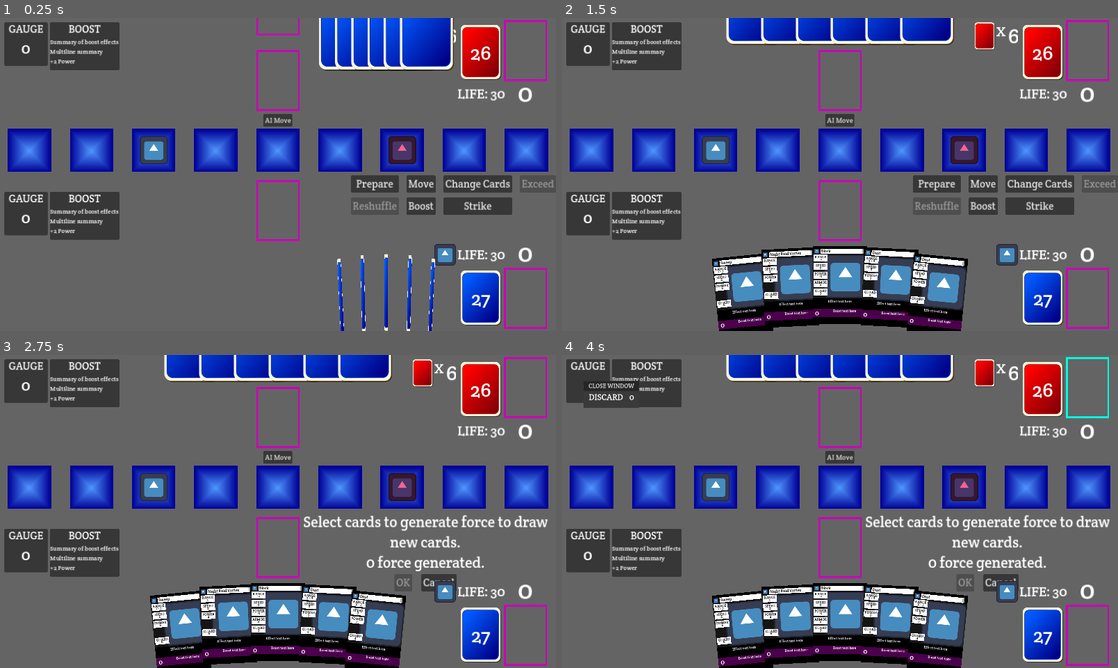
Above: before the commit, frames 1-4 (two rows, left to right).
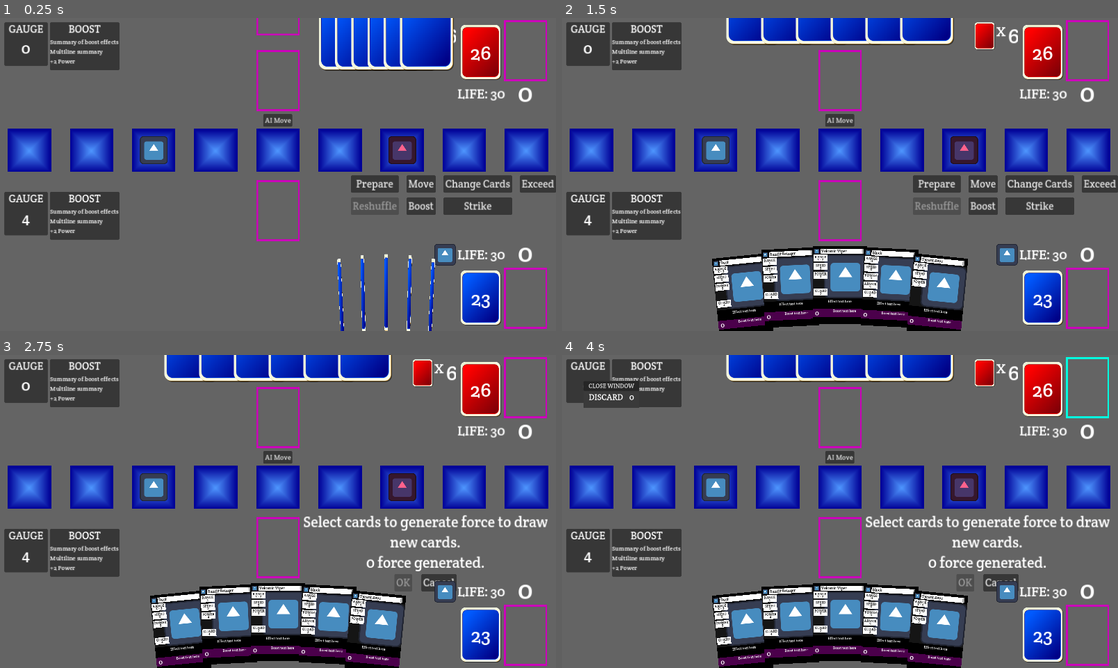
Above: after the commit, the same moments.

Repository: daniel-k-taylor/exceedgameclient
Game: Godot game, scene res://scenes/game/game.tscn
Same seed, same stepped clock (60 frames per second), same inputs: the game is played once before the commit and once after it. The engine's default icon, where the game draws it, is replaced by a stand-in: a white triangle on a blue panel in a dark square.
Inputs (mouse positions are in pixels of both pictures, inside the frame that each line leads up to):
- Up to frame 1 (0.25 s): no input
- Up to frame 2 (1.5 s): click "Move" at 0.5 s; click "Cancel" at 1.25 s
- Up to frame 3 (2.75 s): click "Change Cards" at 2 s
- Up to frame 4 (4 s): click (1090, 636) at 2.75 s; click (1090, 386) at 3.5 s

The runs differ from the first frame. In frame 1, 0.2% of the frame differs, in the area x 3-100%, y 51-93%; in frame 2, 0.5%; in frame 3, 0.4%; in frame 4, 0.4%.

Commit message:
Implement paying costs

Diff:
--- a/scenes/game/game.gd
+++ b/scenes/game/game.gd
@@ -15,6 +15,7 @@
 var select_card_require_force = 0
 var instructions_ok_allowed = false
 var instructions_cancel_allowed = false
+var instructions_wild_swing_allowed = false
 var selected_cards = []
 var arena_locations_clickable = []
 var selected_arena_location = 0
@@ -32,6 +33,7 @@
 	UISubState_SelectCards_MoveActionGenerateForce,
 	UISubState_SelectCards_DiscardCards,
 	UISubState_SelectCards_ForceForChange,
+	UISubState_SelectCards_StrikeGauge,
 	UISubState_SelectCards_StrikeCard,
 	UISubState_SelectCards_StrikeResponseCard,
 	UISubState_SelectCards_ForceForArmor,
@@ -68,7 +70,7 @@
 func finish_initialization():
 	spawn_all_cards()
 	draw_and_begin()
-	#test_init()
+	test_init()
 
 func test_draw_and_add():
 	var events = game_logic.player.draw(1)
@@ -78,7 +80,7 @@
 	events = game_logic.player.add_to_gauge(card)
 	_handle_events(events)
 func test_init():
-	for i in range(5):
+	for i in range(4):
 		test_draw_and_add()
 	layout_player_hand(true)
 	_update_buttons()
@@ -231,7 +233,7 @@
 
 func can_select_card(_card):
 	match ui_sub_state:
-		UISubState.UISubState_SelectCards_DiscardCards:
+		UISubState.UISubState_SelectCards_DiscardCards, UISubState.UISubState_SelectCards_StrikeGauge:
 			return len(selected_cards) < select_card_require_max
 		UISubState.UISubState_SelectCards_MoveActionGenerateForce, UISubState.UISubState_SelectCards_ForceForChange:
 			return true
@@ -310,6 +312,13 @@
 	else:
 		change_ui_state(UIState.UIState_WaitingOnOpponent)
 
+	clear_selected_cards()
+
+func clear_selected_cards():
+	for card in selected_cards:
+		card.set_selected(false)
+	selected_cards = []
+
 func _on_discard_event(event):
 	var discard_id = event['number']
 	var card = find_card_on_board(discard_id)
@@ -367,8 +376,18 @@
 		# AI or other player wait
 		ai_discard(event)
 
-func change_ui_state(new_state):
-	ui_state = new_state
+func change_ui_state(new_state, new_sub_state = null):
+	if new_state:
+		printlog("UI: State change %s to %s" % [UIState.keys()[ui_state], UIState.keys()[new_state]])
+		ui_state = new_state
+	else:
+		printlog("UI: State = %s" % UIState.keys()[ui_state])
+
+	if new_sub_state:
+		printlog("UI: Sub state change %s to %s" % [UISubState.keys()[ui_sub_state], UISubState.keys()[new_sub_state]])
+		ui_sub_state = new_sub_state
+	else:
+		printlog("UI: Sub state = %s" % UISubState.keys()[ui_sub_state])
 	update_card_counts()
 	_update_buttons()
 
@@ -378,6 +397,10 @@
 func update_discard_selection_message():
 	var num_remaining = select_card_require_min - len(selected_cards)
 	set_instructions("Select %s more card(s) from your hand to discard." % num_remaining)
+
+func update_gauge_selection_message():
+	var num_remaining = select_card_require_min - len(selected_cards)
+	set_instructions("Select %s more gauge card(s)." % num_remaining)
 
 func get_force_in_selected_cards():
 	var force_selected = 0
@@ -393,19 +416,18 @@
 		UISubState.UISubState_SelectCards_ForceForChange:
 			set_instructions("Select cards to generate force to draw new cards.\n%s force generated." % [force_selected])
 
-func enable_instructions_ui(message, can_ok, can_cancel):
+func enable_instructions_ui(message, can_ok, can_cancel, can_wild_swing = false):
 	set_instructions(message)
 	instructions_ok_allowed = can_ok
 	instructions_cancel_allowed = can_cancel
-
+	instructions_wild_swing_allowed = can_wild_swing
 
 func begin_discard_cards_selection(number_to_discard):
 	selected_cards = []
 	select_card_require_min = number_to_discard
 	select_card_require_max = number_to_discard
 	enable_instructions_ui("", true, false)
-	ui_sub_state = UISubState.UISubState_SelectCards_DiscardCards
-	change_ui_state(UIState.UIState_SelectCards)
+	change_ui_state(UIState.UIState_SelectCards, UISubState.UISubState_SelectCards_DiscardCards)
 
 func begin_generate_force_selection(amount):
 	selected_cards = []
@@ -414,17 +436,25 @@
 
 	change_ui_state(UIState.UIState_SelectCards)
 
+func begin_gauge_selection(amount, wild_swing_allowed):
+	selected_cards = []
+	select_card_require_min = amount
+	select_card_require_max = amount
+	enable_instructions_ui("", true, false, wild_swing_allowed)
+
+	change_ui_state(UIState.UIState_SelectCards, UISubState.UISubState_SelectCards_StrikeGauge)
 
 func begin_strike_choosing(strike_response : bool):
 	selected_cards = []
 	select_card_require_min = 1
 	select_card_require_max = 1
-	enable_instructions_ui("Select a card to strike with.", true, not strike_response)
+	enable_instructions_ui("Select a card to strike with.", true, not strike_response, true)
+	var new_sub_state
 	if strike_response:
-		ui_sub_state = UISubState.UISubState_SelectCards_StrikeResponseCard
-	else:
-		ui_sub_state = UISubState.UISubState_SelectCards_StrikeCard
-	change_ui_state(UIState.UIState_SelectCards)
+		new_sub_state = UISubState.UISubState_SelectCards_StrikeResponseCard
+	else:
+		new_sub_state = UISubState.UISubState_SelectCards_StrikeCard
+	change_ui_state(UIState.UIState_SelectCards, new_sub_state)
 
 func complete_strike_choosing(card_id : int):
 	var events = game_logic.do_strike(game_logic.player, card_id, false)
@@ -468,9 +498,13 @@
 	else:
 		ai_effect_choice(event)
 
-func _on_pay_cost(event):
+func _on_pay_cost_gauge(event):
 	if event['event_player'] == game_logic.player:
-		printlog("TODO: UI to pay costs")
+		# Show the gauge window.
+		_on_player_gauge_gauge_clicked()
+		var wild_swing_allowed = game_logic.decision_type == game_logic.DecisionType.DecisionType_PayStrikeCost_CanWild
+		var gauge_cost = game_logic.get_card_gauge_cost(event['number'])
+		begin_gauge_selection(gauge_cost, wild_swing_allowed)
 	else:
 		ai_pay_cost(event)
 
@@ -529,8 +563,10 @@
 				printlog("TODO: Animate strike ignored push/pull")
 			game_logic.EventType.EventType_Strike_Miss:
 				printlog("TODO: Animate strike miss")
-			game_logic.EventType.EventType_Strike_PayCost:
-				_on_pay_cost(event)
+			game_logic.EventType.EventType_Strike_PayCost_Gauge:
+				_on_pay_cost_gauge(event)
+			game_logic.EventType.EventType_Strike_PayCost_Force:
+				printlog("TODO: UI Pay force costs on card")
 			game_logic.EventType.EventType_Strike_PayCost_Unable:
 				_on_pay_cost_failed(event)
 			game_logic.EventType.EventType_Strike_PowerUp:
@@ -569,6 +605,7 @@
 	$StaticUI/StaticUIVBox/InstructionsWithButtonsUI/ButtonContainer/OkButton.disabled = not can_press_ok()
 	$StaticUI/StaticUIVBox/InstructionsWithButtonsUI/ButtonContainer/OkButton.visible = instructions_ok_allowed
 	$StaticUI/StaticUIVBox/InstructionsWithButtonsUI/ButtonContainer/CancelButton.visible = instructions_cancel_allowed
+	$StaticUI/StaticUIVBox/InstructionsWithButtonsUI/ButtonContainer/WildSwingButton.visible = instructions_wild_swing_allowed
 
 	# Update instructions message
 	if ui_state == UIState.UIState_SelectCards:
@@ -579,6 +616,8 @@
 				update_force_generation_message()
 			UISubState.UISubState_SelectCards_ForceForChange:
 				update_force_generation_message()
+			UISubState.UISubState_SelectCards_StrikeGauge:
+				update_gauge_selection_message()
 
 	# Update arena location selection buttons
 	for i in range(1, 10):
@@ -588,7 +627,7 @@
 func can_press_ok():
 	if ui_state == UIState.UIState_SelectCards:
 		match ui_sub_state:
-			UISubState.UISubState_SelectCards_DiscardCards:
+			UISubState.UISubState_SelectCards_DiscardCards, UISubState.UISubState_SelectCards_StrikeGauge:
 				var selected_count = len(selected_cards)
 				if  selected_count >= select_card_require_min && selected_count <= select_card_require_max:
 					return true
@@ -605,8 +644,7 @@
 func begin_select_arena_location(valid_moves):
 	arena_locations_clickable = valid_moves
 	enable_instructions_ui("Select a location", false, true)
-	ui_sub_state = UISubState.UISubState_SelectCards_MoveActionGenerateForce
-	change_ui_state(UIState.UIState_SelectArenaLocation)
+	change_ui_state(UIState.UIState_SelectArenaLocation, UISubState.UISubState_SelectCards_MoveActionGenerateForce)
 
 ##
 ## Button Handlers
@@ -627,7 +665,7 @@
 	begin_select_arena_location(valid_moves)
 
 func _on_change_button_pressed():
-	ui_sub_state = UISubState.UISubState_SelectCards_ForceForChange
+	change_ui_state(null, UISubState.UISubState_SelectCards_ForceForChange)
 	begin_generate_force_selection(-1)
 
 func _on_exceed_button_pressed():
@@ -653,6 +691,13 @@
 				for card in selected_cards:
 					selected_card_ids.append(card.card_id)
 				var events = game_logic.do_discard_to_max(game_logic.player, selected_card_ids)
+				_handle_events(events)
+			UISubState.UISubState_SelectCards_StrikeGauge:
+				var selected_card_ids = []
+				for card in selected_cards:
+					selected_card_ids.append(card.card_id)
+				_on_gauge_popout_close_window()
+				var events = game_logic.do_pay_cost(game_logic.player, selected_card_ids, false)
 				_handle_events(events)
 			UISubState.UISubState_SelectCards_MoveActionGenerateForce:
 				var selected_card_ids = []
@@ -677,6 +722,15 @@
 		deselect_all_cards()
 		change_ui_state(UIState.UIState_PickTurnAction)
 
+func _on_wild_swing_button_pressed():
+	if ui_state == UIState.UIState_SelectCards:
+		if ui_sub_state == UISubState.UISubState_SelectCards_StrikeCard:
+			var events = game_logic.do_strike(game_logic.player, -1, true)
+			_handle_events(events)
+		elif ui_sub_state == UISubState.UISubState_SelectCards_StrikeGauge:
+			_on_gauge_popout_close_window()
+			var events = game_logic.do_pay_cost(game_logic.player, [], true)
+			_handle_events(events)
 
 func _on_arena_location_pressed(location):
 	selected_arena_location = location
@@ -723,14 +777,21 @@
 	var events = game_logic.do_discard_to_max(game_logic.opponent, to_discard)
 	_handle_events(events)
 
+func card_in_selected_cards(card):
+	for selected_card in selected_cards:
+		if selected_card.card_id == card.card_id:
+			return true
+	return false
+
 # Popout Functions
 func _update_popout_cards(popout, amount : int, cards_in_popout : Array, not_visible_position : Vector2, card_return_state : CardBase.CardState):
 	popout.set_amount(amount)
 	if popout.visible:
+		# Clear first which sets the size/positions correctly.
 		await popout.clear(len(cards_in_popout))
 		for i in range(len(cards_in_popout)):
 			var card = cards_in_popout[i]
-			card.set_selected(false)
+			card.set_selected(card_in_selected_cards(card))
 			# Assign positions
 			var pos = popout.get_slot_position(i)
 			card.position = pos + CardBase.SmallCardScale * CardBase.ActualCardSize / 2
@@ -746,15 +807,6 @@
 			card.change_state(card_return_state)
 			card.set_resting_position(card.position, 0)
 		await popout.clear(0)
-	for i in range(len(cards_in_popout)):
-		var card = cards_in_popout[i]
-		card.set_selected(false)
-		if popout.visible:
-			# Assign positions
-			var pos = popout.get_slot_position(i)
-			card.position = pos + CardBase.SmallCardScale * CardBase.ActualCardSize / 2
-			card.change_state(CardBase.CardState.CardState_InPopout)
-			card.set_resting_position(card.position, 0)
 
 func clear_gauge_popout():
 	await _update_popout_cards(
@@ -813,7 +865,9 @@
 	show_popout(gauge_popout, clear_gauge_popout, $AllCards/OpponentGauge, $OpponentGauge.get_center_pos(), CardBase.CardState.CardState_InGauge)
 
 func _on_player_discard_button_pressed():
+	await _on_gauge_popout_close_window()
 	show_popout(discard_popout, clear_discard_popout, $AllCards/PlayerDiscards, get_discard_location($PlayerDeck/Discard), CardBase.CardState.CardState_Discarded)
 
 func _on_opponent_discard_button_pressed():
+	await _on_gauge_popout_close_window()
 	show_popout(discard_popout, clear_discard_popout, $AllCards/OpponentDiscards, get_discard_location($OpponentDeck/Discard), CardBase.CardState.CardState_Discarded)
--- a/scenes/game/game.tscn
+++ b/scenes/game/game.tscn
@@ -195,6 +195,11 @@
 layout_mode = 2
 theme_override_font_sizes/font_size = 24
 text = "Cancel"
+
+[node name="WildSwingButton" type="Button" parent="StaticUI/StaticUIVBox/InstructionsWithButtonsUI/ButtonContainer"]
+layout_mode = 2
+theme_override_font_sizes/font_size = 24
+text = "Wild Swing"
 
 [node name="ButtonGrid" type="GridContainer" parent="StaticUI/StaticUIVBox"]
 layout_mode = 2
@@ -525,6 +530,7 @@
 [connection signal="pressed" from="StaticUI/StaticUIVBox/Arena/ArenaSquare9/Border" to="." method="_on_arena_location_pressed" binds= [9]]
 [connection signal="pressed" from="StaticUI/StaticUIVBox/InstructionsWithButtonsUI/ButtonContainer/OkButton" to="." method="_on_instructions_ok_button_pressed"]
 [connection signal="pressed" from="StaticUI/StaticUIVBox/InstructionsWithButtonsUI/ButtonContainer/CancelButton" to="." method="_on_instructions_cancel_button_pressed"]
+[connection signal="pressed" from="StaticUI/StaticUIVBox/InstructionsWithButtonsUI/ButtonContainer/WildSwingButton" to="." method="_on_wild_swing_button_pressed"]
 [connection signal="pressed" from="StaticUI/StaticUIVBox/ButtonGrid/PrepareButton" to="." method="_on_prepare_button_pressed"]
 [connection signal="pressed" from="StaticUI/StaticUIVBox/ButtonGrid/MoveButton" to="." method="_on_move_button_pressed"]
 [connection signal="pressed" from="StaticUI/StaticUIVBox/ButtonGrid/ChangeButton" to="." method="_on_change_button_pressed"]
--- a/scenes/game/gamelogic.gd
+++ b/scenes/game/gamelogic.gd
@@ -56,7 +56,8 @@
 	EventType_Strike_GuardUp,
 	EventType_Strike_IgnoredPushPull,
 	EventType_Strike_Miss,
-	EventType_Strike_PayCost,
+	EventType_Strike_PayCost_Gauge,
+	EventType_Strike_PayCost_Force,
 	EventType_Strike_PayCost_Unable,
 	EventType_Strike_PowerUp,
 	EventType_Strike_Response,
@@ -722,9 +723,9 @@
 				decision_type = DecisionType.DecisionType_PayStrikeCost_Required
 
 			if gauge_cost > 0:
-				events += [create_event(EventType.EventType_Strike_PayCost, performing_player, card.id)]
+				events += [create_event(EventType.EventType_Strike_PayCost_Gauge, performing_player, card.id)]
 			elif force_cost > 0:
-				events += [create_event(EventType.EventType_Strike_PayCost, performing_player, card.id)]
+				events += [create_event(EventType.EventType_Strike_PayCost_Force, performing_player, card.id)]
 		else:
 			# Failed to pay the cost by default.
 			events += [create_event(EventType.EventType_Strike_PayCost_Unable, performing_player, card.id)]
@@ -986,7 +987,7 @@
 	return events
 
 func do_strike(performing_player : Player, card_id : int, wild_strike: bool):
-	printlog("Starting strike player %s card %d" % [performing_player.name, get_card_name(card_id)])
+	printlog("Starting strike player %s card %d wild %s" % [performing_player.name, get_card_name(card_id), str(wild_strike)])
 	if game_state == GameState.GameState_PickAction:
 		if performing_player != active_turn_player:
 			print("ERROR: Tried to strike but not current player")
@@ -996,7 +997,7 @@
 			print("ERROR: Strike response from wrong player.")
 			return []
 
-	if not performing_player.is_card_in_hand(card_id):
+	if not wild_strike and not performing_player.is_card_in_hand(card_id):
 		print("ERROR: Tried to strike with a card not in hand.")
 		return []
 
@@ -1048,7 +1049,7 @@
 	if wild_strike:
 		# Replace existing card with a wild strike
 		var current_card = active_strike.get_player_card(performing_player)
-		performing_player.add_to_discards(current_card)
+		events += performing_player.add_to_discards(current_card)
 		events += performing_player.wild_strike()
 	else:
 		var card = active_strike.get_player_card(performing_player)
Not shown, changed: work.todo
